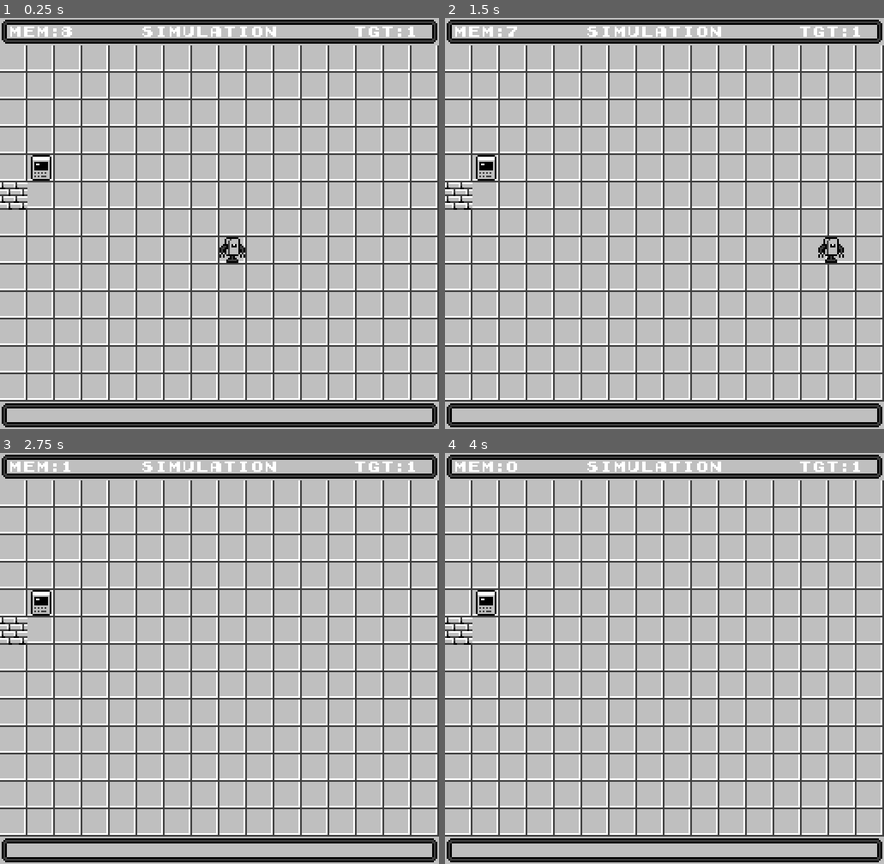
Above: before the commit, frames 1-4 (two rows, left to right).
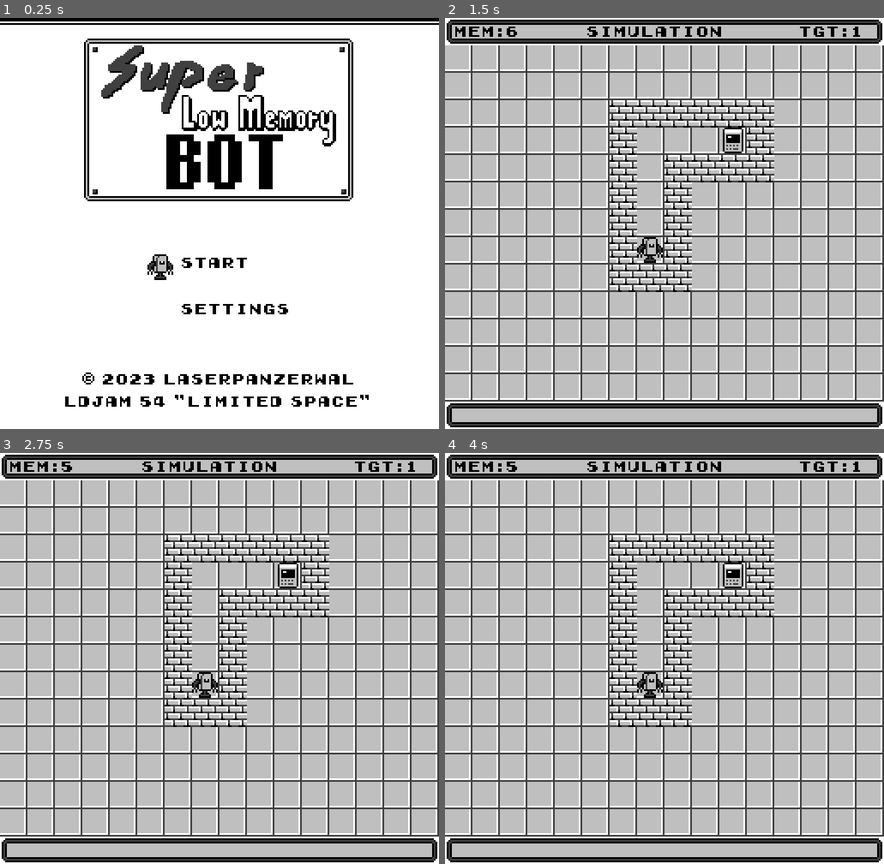
Above: after the commit, the same moments.

Repository: LaserPanzerWal/LDJAM54
Game: Godot game, scene res://Menu.tscn
Two runs of this game, one before a commit and one after it. Both use one fixed random seed, a clock stepped at 60 frames per second and the inputs below. Before the commit the project starts from res://map.tscn.
Inputs (mouse positions are in pixels of both pictures, inside the frame that each line leads up to):
- Up to frame 1 (0.25 s): no input
- Up to frame 2 (1.5 s): tap Enter (input_start) at 0.5 s; move the mouse to (761, 202) at 0.52 s; hold Right (input_right) 0.53-1.28 s; hold K (input_a) 0.53-1.28 s; click (761, 202) at 0.67 s; tap M (input_b) at 0.8, 1.35 s; move the mouse to (576, 244) at 1.27 s; hold Down (input_down) from 1.28 s (still down)
- Up to frame 3 (2.75 s): tap Space (input_select) at 1.55 s; move the mouse to (263, 568) at 2.02 s; release Down (input_down) at 2.03 s; hold Right (input_right) from 2.03 s (still down); hold Space (input_select) from 2.03 s (still down); tap Enter (input_start) at 2.3 s
- Up to frame 4 (4 s): move the mouse to (642, 740) at 2.77 s; release Right (input_right) at 2.78 s; release Space (input_select) at 2.78 s; hold Up (input_up) 2.78-3.53 s; tap Enter (input_start) at 2.85 s; click (642, 740) at 2.92 s; tap K (input_a) at 3.05 s; move the mouse to (796, 720) at 3.52 s; hold Left (input_left) from 3.53 s (still down); hold K (input_a) from 3.53 s (still down); tap M (input_b) at 3.8 s

The runs differ from the first frame. In frame 1, 88% of the frame differs, in the area x 0-100%, y 0-100%; in frame 2, 9.4%; in frame 3, 9.2%; in frame 4, 9.2%.
Error before the commit: Invalid get index '16' (on base: 'Array'). (res://map.gd:87)

Commit message:
Level storage and loading system. Main Menu

Diff:
--- a/GUIControl.gd
+++ b/GUIControl.gd
@@ -3,6 +3,7 @@
 onready var memfree = $Control/TopBar/MemFree_Value
 onready var targets = $Control/TopBar/TargetsLeft_Value
 onready var mode = $Control/TopBar/Mode_Title
+onready var winscreen = $WinScreen
 
 func _ready():
 	pass
@@ -12,3 +13,6 @@
 
 func update_targets(value):
 	targets.text = String(value)
+
+func end_level():
+	winscreen.show()
--- /dev/null
+++ b/GameController.gd
@@ -0,0 +1,31 @@
+extends Node
+
+var musicVol = 1.0 setget set_music_vol,get_music_vol
+var soundVol = 1.0 setget set_sound_vol,get_sound_vol
+var unlockedLevel = 0 setget ,get_unlocked_level
+var nextLevel = 0 setget ,get_next_level
+
+func set_music_vol(value):
+	value = clamp(value, 0, 1.0)
+	musicVol = value
+
+func get_music_vol():
+	return musicVol
+
+func set_sound_vol(value):
+	value = clamp(value, 0, 1.0)
+	soundVol = value
+
+func get_sound_vol():
+	return soundVol
+
+func get_unlocked_level():
+	return unlockedLevel
+
+func get_next_level():
+	return nextLevel
+
+func level_finished(level):
+	nextLevel += 1
+	if nextLevel > unlockedLevel:
+		unlockedLevel = nextLevel
--- /dev/null
+++ b/Levels.gd
@@ -0,0 +1,11 @@
+extends Node
+
+var levels = ["7,7;0,0,0,0,0,0,0,0,0,0,0,0,0;0,0,0,0,0,0,0,0,0,0,0,0,0;0,0,0,0,0,0,0,0,0,0,0,0,0;0,0,0,0,0,0,0,0,0,0,0,0,0;0,0,0,0,0,0,0,0,0,0,0,0,0;0,0,0,0,0,0,0,0,0,0,0,0,0;0,0,1,1,1,1,1,1,1,0,0,0,0;0,0,1,0,0,0,0,0,1,0,0,0,0;0,0,1,0,1,1,1,1,1,0,0,0,0;0,0,1,0,1,0,0,0,0,0,0,0,0;0,0,1,2,1,0,0,0,0,0,0,0,0;0,0,1,1,1,0,0,0,0,0,0,0,0;0,0,0,0,0,0,0,0,0,0,0,0,0;0,0,0,0,0,0,0,0,0,0,0,0,0;0,0,0,0,0,0,0,0,0,0,0,0,0;0,0,0,0,0,0,0,0,0,0,0,0,0;",
+	"3,6;0,0,0,0,0,0,0,0,0,0,0,0,0;0,0,0,0,0,0,0,0,0,0,0,0,0;0,0,0,1,1,1,1,1,0,0,0,0,0;0,0,0,1,0,0,0,1,0,0,0,0,0;0,0,0,1,0,1,1,1,0,0,0,0,0;0,0,0,1,0,0,2,1,0,0,0,0,0;0,0,0,1,0,0,0,1,0,0,0,0,0;0,0,0,1,0,0,0,1,0,0,0,0,0;0,0,0,1,1,1,0,1,0,0,0,0,0;0,0,0,1,2,1,0,1,0,0,0,0,0;0,0,0,1,0,1,0,1,0,0,0,0,0;0,0,0,1,0,0,0,1,0,0,0,0,0;0,0,0,1,0,0,0,1,0,0,0,0,0;0,0,0,1,1,1,1,1,0,0,0,0,0;0,0,0,0,0,0,0,0,0,0,0,0,0;0,0,0,0,0,0,0,0,0,0,0,0,0;"
+	]
+
+func get_level(i):
+	if(i >=0 && i < levels.size()):
+		return levels[i]
+	else:
+		return null
--- /dev/null
+++ b/Menu.gd
@@ -0,0 +1,40 @@
+extends Control
+
+
+onready var startbot = $MarginContainer/VBoxContainer2/VBoxContainer/HBoxContainer/VBoxContainer2/TextureRect
+onready var startbot2 = $MarginContainer/VBoxContainer2/VBoxContainer/HBoxContainer/VBoxContainer2/TextureRect2
+var selection = 0
+var menuoptions = 2
+
+func _ready():
+	update_startbots()
+
+func _input(event):
+	if event.is_action_pressed("input_down") || event.is_action_pressed("input_select"):
+		selection +=1
+		if selection == menuoptions:
+			selection = 0
+		update_startbots()
+	if event.is_action_pressed("input_up"):
+		selection -= 1
+		if selection < 0:
+			selection = menuoptions -1
+		update_startbots()
+	if event.is_action_pressed("input_a") || event.is_action_pressed("input_b") || event.is_action_pressed("input_start"):
+		item_select()
+
+func update_startbots():
+	match selection:
+		0:
+			startbot.modulate.a = 1
+			startbot2.modulate.a = 0
+		1:
+			startbot.modulate.a = 0
+			startbot2.modulate.a = 1
+
+func item_select():
+	match selection:
+		0:
+			get_tree().change_scene("res://map.tscn")
+		1:
+			pass
--- /dev/null
+++ b/Menu.tscn
@@ -0,0 +1,99 @@
+[gd_scene load_steps=5 format=2]
+
+[ext_resource path="res://Sprites/Robot.png" type="Texture" id=1]
+[ext_resource path="res://UITheme.tres" type="Theme" id=2]
+[ext_resource path="res://Menu.gd" type="Script" id=3]
+[ext_resource path="res://Sprites/Logo.png" type="Texture" id=4]
+
+[node name="Menu" type="Control"]
+anchor_right = 1.0
+anchor_bottom = 1.0
+theme = ExtResource( 2 )
+script = ExtResource( 3 )
+
+[node name="ColorRect" type="ColorRect" parent="."]
+anchor_right = 1.0
+anchor_bottom = 1.0
+
+[node name="MarginContainer" type="MarginContainer" parent="."]
+anchor_right = 1.0
+anchor_bottom = 1.0
+
+[node name="VBoxContainer2" type="VBoxContainer" parent="MarginContainer"]
+margin_right = 256.0
+margin_bottom = 242.0
+alignment = 2
+
+[node name="VBoxContainer" type="VBoxContainer" parent="MarginContainer/VBoxContainer2"]
+margin_right = 256.0
+margin_bottom = 175.0
+alignment = 1
+
+[node name="CenterContainer" type="CenterContainer" parent="MarginContainer/VBoxContainer2/VBoxContainer"]
+margin_right = 256.0
+margin_bottom = 120.0
+
+[node name="TextureRect" type="TextureRect" parent="MarginContainer/VBoxContainer2/VBoxContainer/CenterContainer"]
+margin_right = 256.0
+margin_bottom = 120.0
+texture = ExtResource( 4 )
+
+[node name="Spacer2" type="Label" parent="MarginContainer/VBoxContainer2/VBoxContainer"]
+margin_top = 124.0
+margin_right = 256.0
+margin_bottom = 134.0
+
+[node name="HBoxContainer" type="HBoxContainer" parent="MarginContainer/VBoxContainer2/VBoxContainer"]
+margin_top = 138.0
+margin_right = 256.0
+margin_bottom = 175.0
+alignment = 1
+
+[node name="VBoxContainer2" type="VBoxContainer" parent="MarginContainer/VBoxContainer2/VBoxContainer/HBoxContainer"]
+margin_left = 86.0
+margin_right = 102.0
+margin_bottom = 37.0
+
+[node name="TextureRect" type="TextureRect" parent="MarginContainer/VBoxContainer2/VBoxContainer/HBoxContainer/VBoxContainer2"]
+margin_right = 16.0
+margin_bottom = 16.0
+texture = ExtResource( 1 )
+
+[node name="TextureRect2" type="TextureRect" parent="MarginContainer/VBoxContainer2/VBoxContainer/HBoxContainer/VBoxContainer2"]
+margin_top = 20.0
+margin_right = 16.0
+margin_bottom = 36.0
+texture = ExtResource( 1 )
+
+[node name="VBoxContainer" type="VBoxContainer" parent="MarginContainer/VBoxContainer2/VBoxContainer/HBoxContainer"]
+margin_left = 106.0
+margin_right = 170.0
+margin_bottom = 37.0
+
+[node name="Start" type="Label" parent="MarginContainer/VBoxContainer2/VBoxContainer/HBoxContainer/VBoxContainer"]
+margin_right = 64.0
+margin_bottom = 23.0
+text = "Start
+"
+
+[node name="Settings" type="Label" parent="MarginContainer/VBoxContainer2/VBoxContainer/HBoxContainer/VBoxContainer"]
+margin_top = 27.0
+margin_right = 64.0
+margin_bottom = 37.0
+text = "Settings"
+
+[node name="Spacer" type="Label" parent="MarginContainer/VBoxContainer2"]
+margin_top = 179.0
+margin_right = 256.0
+margin_bottom = 202.0
+text = "
+"
+
+[node name="Label" type="Label" parent="MarginContainer/VBoxContainer2"]
+margin_top = 206.0
+margin_right = 256.0
+margin_bottom = 242.0
+text = "© 2023 Laserpanzerwal
+LDJAM 54 \"Limited Space\"
+"
+align = 1
--- a/Robot.gd
+++ b/Robot.gd
@@ -1,5 +1,6 @@
 extends Sprite
 signal update_memory
+signal path_finished
 
 var interactive = true
 var speed = 96 setget ,get_speed
@@ -21,25 +22,25 @@
 						var move = moves.pop_back()
 						move.undo(self)
 						return
-				if(Input.is_action_pressed("input_up")):
+				if(Input.is_action_just_pressed("input_up")):
 					if(has_memory_left()):
 						var obj = move_glide_up.new()
 						moves.append(obj)
 						currentMove = obj
 						return
-				if(Input.is_action_pressed("input_down")):
+				if(Input.is_action_just_pressed("input_down")):
 					if(has_memory_left()):
 						var obj = move_glide_down.new()
 						moves.append(obj)
 						currentMove = obj
 						return
-				if(Input.is_action_pressed("input_right")):
+				if(Input.is_action_just_pressed("input_right")):
 					if(has_memory_left()):
 						var obj = move_glide_right.new()
 						moves.append(obj)
 						currentMove = obj
 						return
-				if(Input.is_action_pressed("input_left")):
+				if(Input.is_action_just_pressed("input_left")):
 					if(has_memory_left()):
 						var obj = move_glide_left.new()
 						moves.append(obj)
@@ -56,6 +57,12 @@
 			var finished = currentMove.perform(self,delta)
 			if(finished):
 				currentMove = null
+		else:
+			emit_signal("path_finished")
+
+func play_program():
+	currentMove = null
+	interactive = false
 
 func has_memory_left():
 	if(moves.size() >= map.get_memory_limit()):
@@ -71,4 +78,5 @@
 	return map
 
 func update_memcount():
-	emit_signal("update_memory", map.get_memory_limit() - moves.size())
+	if(interactive):
+		emit_signal("update_memory", map.get_memory_limit() - moves.size())
--- a/UITheme.tres
+++ b/UITheme.tres
@@ -32,7 +32,7 @@
 ItemList/styles/cursor_unfocused = null
 ItemList/styles/selected = ExtResource( 4 )
 ItemList/styles/selected_focus = ExtResource( 4 )
-Label/colors/font_color = Color( 1, 1, 1, 1 )
+Label/colors/font_color = Color( 0, 0, 0, 1 )
 Label/colors/font_color_shadow = Color( 0, 0, 0, 0 )
 Label/colors/font_outline_modulate = Color( 1, 1, 1, 1 )
 Label/constants/line_spacing = 3
--- a/map.gd
+++ b/map.gd
@@ -2,11 +2,16 @@
 signal update_targets
 
 var map = []
+var robot
+var robotstart: Vector2
 var tiles = []
 var tilesize = 16
 var memorylimit = 8 setget set_memory_limit, get_memory_limit
 var targets = 0
 var round_active = true
+
+var level:int
+var ended = false
 
 var robotscene = preload("res://Robot.tscn")
 var floorscene = preload("res://Floor.tscn")
@@ -15,26 +20,48 @@
 
 # Called when the node enters the scene tree for the first time.
 func _ready():
-	init_map()
-	init_robot(8,7)
+	level = GameController.get_next_level()
+	init_map(level)
 	self.connect("update_targets", get_parent(), "update_targets")
 
 func _process(delta):
 	update_targets()
 
-func init_map():
-	for i in range(16):
+func _input(event):
+	if(ended):
+		if event.is_action_pressed("input_a") || event.is_action_pressed("input_b") || event.is_action_pressed("input_start"):
+			get_tree().change_scene("res://map.tscn")
+
+func init_map(lvl):
+	var levelget = Levels.get_level(lvl)
+	if(levelget == null):
+		print("no more levels")
+		return
+	var levelstring = levelget.split(";",false)
+	var startpos = levelstring[0].split(",",false)
+	init_robot(int(startpos[0]),int(startpos[1]))
+	for i in range(0,levelstring.size()-1):
+		var line = levelstring[i+1].split(",",false)
 		map.append([])
 		tiles.append([])
-		for j in range (13):
-			#map[i].append(randi()%2)
-			map[i].append(0)
+		for j in range(0,line.size()):
+			map[i].append(int(line[j]))
 			tiles[i].append(null)
-			if(i == 1 && j == 4):
-				map[i][j] = 2
-			if(i == 0 && j == 5):
-				map[i][j] = 1
 			init_tile(i,j)
+
+#func init_map():
+#	for i in range(16):
+#		map.append([])
+#		tiles.append([])
+#		for j in range (13):
+#			#map[i].append(randi()%2)
+#			map[i].append(0)
+#			tiles[i].append(null)
+#			if(i == 1 && j == 4):
+#				map[i][j] = 2
+#			if(i == 0 && j == 5):
+#				map[i][j] = 1
+#			init_tile(i,j)
 
 func init_tile(x,y):
 	#based on integer mapping:
@@ -56,10 +83,13 @@
 	object.position = Vector2(x*tilesize, y*tilesize)
 
 func init_robot(x,y):
-	var object = robotscene.instance()
-	add_child(object)
-	object.position = Vector2(x*tilesize,y*tilesize)
-	object.connect("update_memory", get_parent(), "update_memory")
+	robot = robotscene.instance()
+	add_child(robot)
+	robot.position = Vector2(x*tilesize,y*tilesize)
+	robotstart = robot.position
+	robot.connect("update_memory", get_parent(), "update_memory")
+	robot.connect("path_finished", get_parent(), "end_level")
+	robot.connect("path_finished", self, "end_level")
 
 func is_floor(pos):
 	var gridpos = get_grid_pos(pos)
@@ -77,6 +107,8 @@
 		return false
 
 func check_terminal(pos):
+	if(!round_active):
+		return
 	var gridpos = get_grid_pos(pos)
 	if(gridpos.x < map.size() -3 && map[gridpos.x+1][gridpos.y] == 2):
 		targets -= 1
@@ -89,6 +121,7 @@
 	if(targets == 0):
 		round_active = false
 		print("You won!")
+		play_program()
 
 func get_grid_pos(pos):
 	var x = int(pos.x) / 16
@@ -103,3 +136,12 @@
 
 func update_targets():
 	emit_signal("update_targets", targets)
+
+func play_program():
+	robot.position = robotstart
+	robot.play_program()
+
+func end_level():
+	if(!ended):
+		GameController.level_finished(level)
+		ended = true
--- a/map.tscn
+++ b/map.tscn
@@ -15,7 +15,6 @@
 [node name="ColorRect" type="ColorRect" parent="Control"]
 margin_right = 256.0
 margin_bottom = 240.0
-color = Color( 0.75, 0.75, 0.75, 1 )
 
 [node name="TopBar" type="Panel" parent="Control"]
 margin_right = 256.0
@@ -65,3 +64,32 @@
 [node name="map" type="Node2D" parent="."]
 position = Vector2( 0, 16 )
 script = ExtResource( 1 )
+
+[node name="WinScreen" type="Node2D" parent="."]
+visible = false
+z_index = 110
+
+[node name="Panel" type="Panel" parent="WinScreen"]
+margin_left = 36.0
+margin_top = 79.0
+margin_right = 224.0
+margin_bottom = 146.0
+theme = ExtResource( 2 )
+
+[node name="Label" type="Label" parent="WinScreen/Panel"]
+margin_left = 24.0
+margin_top = 21.0
+margin_right = 164.0
+margin_bottom = 31.0
+custom_colors/font_color = Color( 0, 0, 0, 1 )
+text = "Task accomplished!"
+align = 1
+
+[node name="Label2" type="Label" parent="WinScreen/Panel"]
+margin_left = 24.0
+margin_top = 42.0
+margin_right = 164.0
+margin_bottom = 52.0
+custom_colors/font_color = Color( 0, 0, 0, 1 )
+text = "~OK"
+align = 1
--- a/moves/move_glide_down.gd
+++ b/moves/move_glide_down.gd
@@ -8,6 +8,6 @@
 		obj.position = nextPos
 		return false
 	else:
-		obj.position = obj.get_map().get_grid_pos(obj.position + Vector2(0,16)) * obj.get_map().tilesize
+		obj.position = obj.get_map().get_grid_pos(obj.position + Vector2(0,15)) * obj.get_map().tilesize
 		obj.get_map().check_terminal(obj.position)
 		return true
--- a/moves/move_glide_right.gd
+++ b/moves/move_glide_right.gd
@@ -8,6 +8,6 @@
 		obj.position = nextPos
 		return false
 	else:
-		obj.position = obj.get_map().get_grid_pos(obj.position + Vector2(16,0)) * obj.get_map().tilesize
+		obj.position = obj.get_map().get_grid_pos(obj.position + Vector2(15,0)) * obj.get_map().tilesize
 		obj.get_map().check_terminal(obj.position)
 		return true
--- a/project.godot
+++ b/project.godot
@@ -44,9 +44,14 @@
 
 [application]
 
-config/name="LDJAM54"
-run/main_scene="res://map.tscn"
+config/name="Super Low Memory Bot"
+run/main_scene="res://Menu.tscn"
 config/icon="res://icon.png"
+
+[autoload]
+
+Levels="*res://Levels.gd"
+GameController="*res://GameController.gd"
 
 [display]
 
Binary file added: Sprites/Logo.png
Not shown, added: Sprites/Logo.png.import
Not shown, added: sounds/wallimpact.wav.import
Not shown, added: Piskel_Source/Logo.piskel
Not shown, added: sounds/wallimpact.wav
